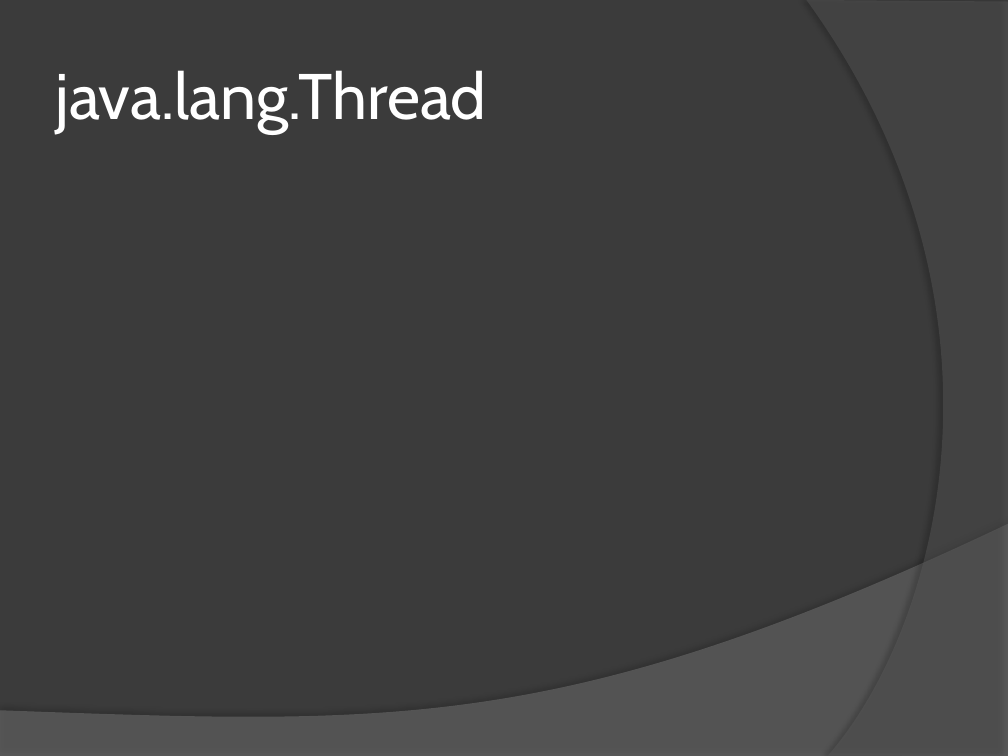
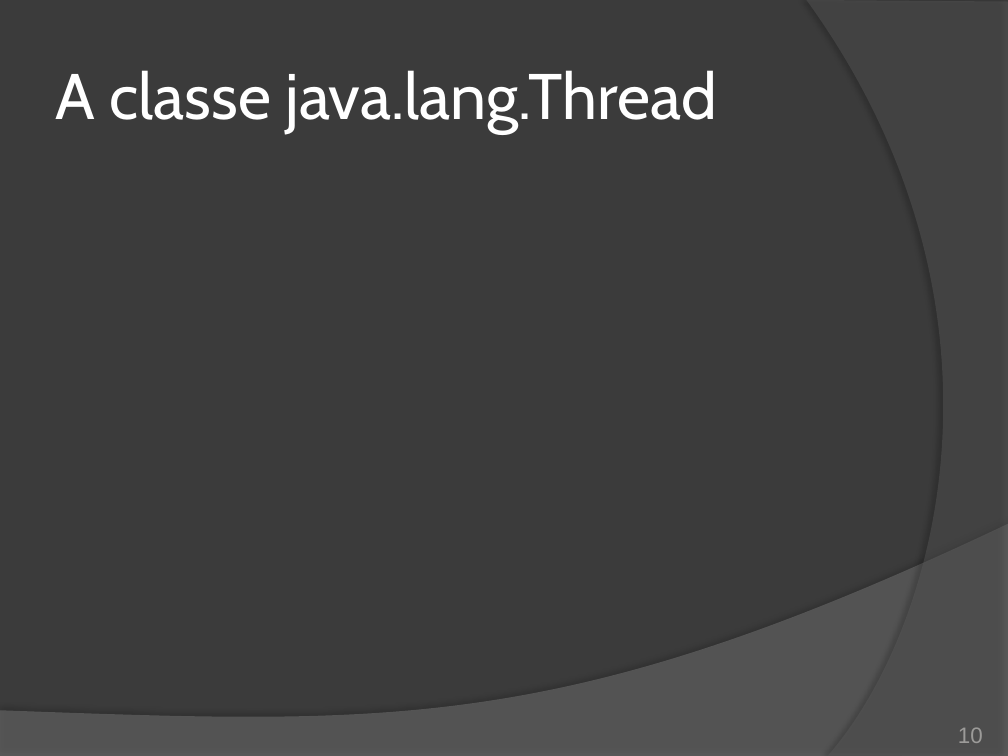
Before and after one commit to duchesqui/slzvieira-training, a slide deck: slide 10 of 2-Java-Programmer-Modulo-II/14.Capitulo08.pptx (slide 5 before the commit). Drawn at 1008x756 pixels with LibreOffice and Linux fonts; fonts in the diff are those of the drawing. Boxes give left, top, right and bottom in pixels: in the first picture for what was removed or moved away, otherwise in the second. Text is boxed around its words. In the diff, an @@ line names an element or a change of style, - is before the commit and + after.

```diff
--- a/2-Java-Programmer-Modulo-II/14.Capitulo08.pptx
+++ b/2-Java-Programmer-Modulo-II/14.Capitulo08.pptx
@@ title at [55,70,717,133]: text changed @@
-java.lang.Thread
+A classe java.lang.Thread
@@ page number added at [958,727,983,743], 16 pt, text #9D9B9A @@
+10
```
Also in this commit, not shown: 10 other slides changed, 8 slides added, 9 slides removed.
